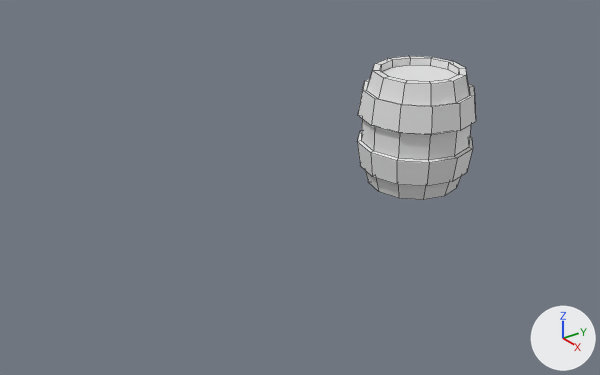
The Blender file Blender/GrantAbbitt/LowPolyWeapons.blend, before and after one commit.
Camera for both pictures: a camera (50 mm lens) standing at (9.87, -9.69, 6.55) and looking at (-0.41, -2.22, 0.54). Every picture has the same lights, and +X, +Y and +Z are marked at lower right. Mesh edges are drawn as thin lines.
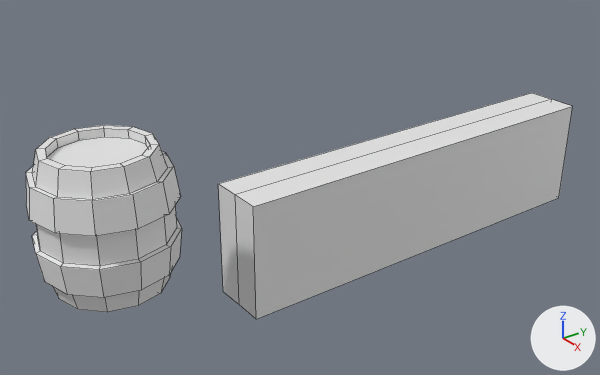
What differs and where, as boxes (x1, y1, x2, y2) in the pictures (600 x 375 px):
'Cube', added: after (218, 93, 572, 319)
'Cylinder', moved: before (358, 56, 476, 200); after (26, 125, 182, 312)

Edits to the bpy script that builds the scene:
```text
Add me_cube_001:
    me_cube_001.from_pydata([(1.0, -1.0, -1.0), (1.0, -1.0, 1.0), (1.0, 1.0, -1.0), (1.0, 1.0, 1.0), (0.0, 1.0, -1.0), (0.0, 1.0, 1.0), (0.0, -1.0, -1.0), (0.0, -1.0, 1.0)], [], [(4, 5, 3, 2), (2, 3, 1, 0), (4, 2, 0, 6), (0, 1, 7, 6), (3, 5, 7, 1)])
Change ob_cylinder:
    ob_cylinder.location: (0.0, 0.0, 1.27) -> (0.0, -5.84, 1.27)
Add ob_cube:
    ob_cube = bpy.data.objects.new('Cube', me_cube_001)
    ob_cube.location = (0.0, 0.0, 0.0)
    ob_cube.scale = (0.503, 3.74, 1.0)
    _m = ob_cube.modifiers.new('Mirror', 'MIRROR')
    _m.use_clip = True
```
